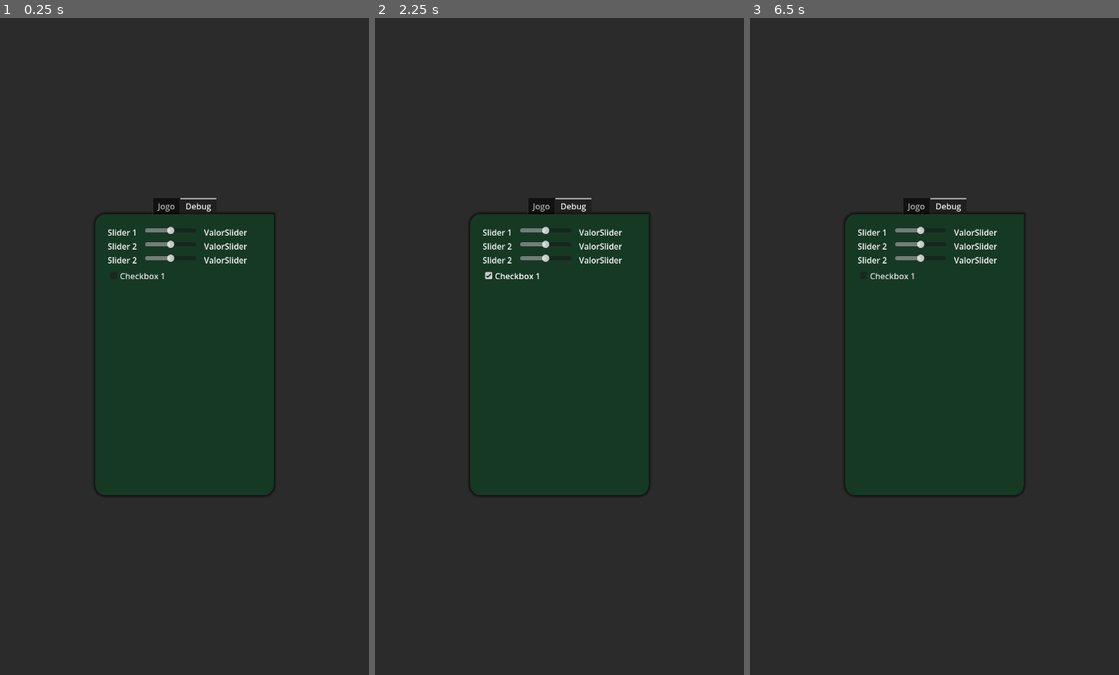
Above: before the commit, frames 1-3 (left to right).
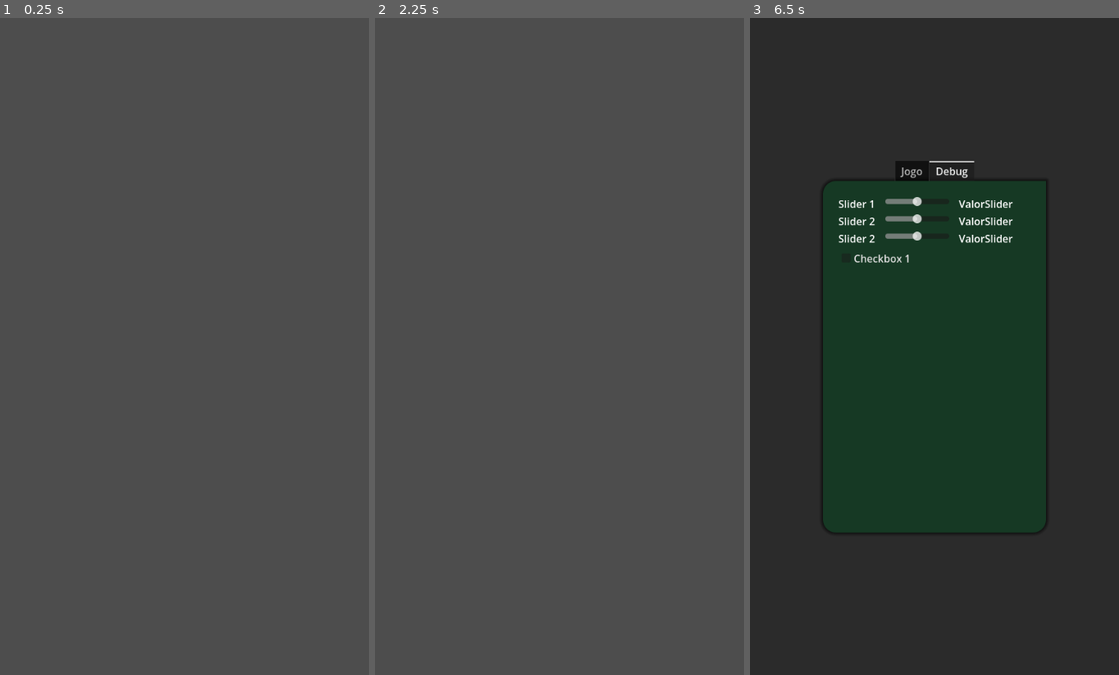
Above: after the commit, the same moments.

Repository: PelvicPsycho/ultimate-botao
Game: Godot game, scene res://Temporarios/Scenes_testes/pause_menu.tscn
Two runs of this game, one before a commit and one after it. Both use one fixed random seed, a clock stepped at 60 frames per second and the inputs below. Before the commit the project has no main scene; this scene is started directly in both runs.
Inputs (mouse positions are in pixels of both pictures, inside the frame that each line leads up to):
- Up to frame 1 (0.25 s): no input
- Up to frame 2 (2.25 s): click (559, 274) at 0.5 s, where only the run before the commit has a clickable "Checkbox 1"; click (559, 274) at 1.25 s, where only the run before the commit has a clickable "Checkbox 1"; click (559, 274) at 2 s, where only the run before the commit has a clickable "Checkbox 1"
- Up to frame 3 (6.5 s): tap Enter at 2.75, 4.25, 5.75 s; move the mouse to (1015, 313) at 2.77 s; tap 1 at 2.85 s; click (1015, 313) at 2.92 s; tap Space at 3.5, 5 s; drag from (860, 379) to (916, 477) at 3.52 s; move the mouse to (971, 201) at 4.27 s; tap 3 at 4.35 s; click (971, 201) at 4.42 s; drag from (916, 477) to (823, 247) at 5.02 s; move the mouse to (1045, 445) at 5.77 s; tap 2 at 5.85 s; click (1045, 445) at 5.92 s; tap Escape (ui_cancel) at 6.4 s

The runs differ from the first frame. In frame 1, 100% of the frame differs, in the area x 0-100%, y 0-100%; in frame 2, 100%; in frame 3, 2.7%.
Error before the commit: Parse Error: Could not find type "Peca" in the current scope. (res://Temporarios/Scenes_testes/pause_menu.gd:3)

Commit message:
physics material

Diff:
--- a/Componentes/Ball/ball.tscn
+++ b/Componentes/Ball/ball.tscn
@@ -1,8 +1,7 @@
 [gd_scene format=3 uid="uid://cfiyrhnqdww6q"]
 
 [ext_resource type="Script" uid="uid://bi5qwnf836a6l" path="res://Componentes/Ball/ball.gd" id="1_d60mj"]
-
-[sub_resource type="PhysicsMaterial" id="PhysicsMaterial_25osk"]
+[ext_resource type="PhysicsMaterial" uid="uid://46t3u1yh1h7m" path="res://Componentes/PlayerV2/PlayerPhysicsMaerial.tres" id="1_yhqis"]
 
 [sub_resource type="StandardMaterial3D" id="StandardMaterial3D_iu4gp"]
 albedo_color = Color(0, 0, 0, 1)
@@ -17,9 +16,10 @@
 radius = 0.32
 
 [node name="Ball" type="RigidBody3D" unique_id=573001688 groups=["ball"]]
+axis_lock_linear_y = true
 axis_lock_angular_x = true
 axis_lock_angular_z = true
-physics_material_override = SubResource("PhysicsMaterial_25osk")
+physics_material_override = ExtResource("1_yhqis")
 continuous_cd = true
 contact_monitor = true
 max_contacts_reported = 8
--- a/Componentes/PlayerV2/Player.tscn
+++ b/Componentes/PlayerV2/Player.tscn
@@ -1,6 +1,7 @@
 [gd_scene format=3 uid="uid://mvbcflomxtbk"]
 
 [ext_resource type="Script" uid="uid://bcxprpwyrxefe" path="res://Componentes/PlayerV2/player.gd" id="1_2wsv6"]
+[ext_resource type="PhysicsMaterial" uid="uid://46t3u1yh1h7m" path="res://Componentes/PlayerV2/PlayerPhysicsMaerial.tres" id="1_o7wco"]
 
 [sub_resource type="CylinderShape3D" id="CylinderShape3D_e0ky2"]
 height = 0.3
@@ -17,6 +18,11 @@
 albedo_color = Color(1, 0.43333334, 0, 0.21176471)
 
 [node name="Player" type="RigidBody3D" unique_id=792270927 groups=["Players"]]
+axis_lock_linear_y = true
+axis_lock_angular_x = true
+axis_lock_angular_z = true
+physics_material_override = ExtResource("1_o7wco")
+linear_damp = 2.0
 script = ExtResource("1_2wsv6")
 
 [node name="CollisionShape3D" type="CollisionShape3D" parent="." unique_id=1160546555]
--- /dev/null
+++ b/Componentes/PlayerV2/PlayerPhysicsMaerial.tres
@@ -0,0 +1,5 @@
+[gd_resource type="PhysicsMaterial" format=3 uid="uid://46t3u1yh1h7m"]
+
+[resource]
+friction = 0.0
+bounce = 0.37
--- a/MatchScene.tscn
+++ b/MatchScene.tscn
@@ -60,14 +60,14 @@
 [node name="HomeTeam" type="Node" parent="." unique_id=127159349]
 
 [node name="Player" parent="HomeTeam" unique_id=792270927 instance=ExtResource("2_a60kw")]
-transform = Transform3D(1, 0, 0, 0, 1, 0, 0, 0, 1, 0, 0.57299757, 3.1198897)
+transform = Transform3D(1, 0, 0, 0, 1, 0, 0, 0, 1, 0, 0.2, 3.12)
 playerInfo = ExtResource("4_xqcg1")
 
 [node name="AwayTeam" type="Node" parent="." unique_id=1453187810]
 
 [node name="Player2" parent="AwayTeam" unique_id=1384454041 instance=ExtResource("2_a60kw")]
-transform = Transform3D(1, 0, 0, 0, 1, 0, 0, 0, 1, 0, 0.57299757, -3.8857727)
+transform = Transform3D(1, 0, 0, 0, 1, 0, 0, 0, 1, 0, 0.2, -3.886)
 playerInfo = ExtResource("6_rrtur")
 
 [node name="Ball" parent="." unique_id=573001688 instance=ExtResource("7_rrtur")]
-transform = Transform3D(1, 0, 0, 0, 1, 0, 0, 0, 1, 0, 0.64326286, 0)
+transform = Transform3D(1, 0, 0, 0, 1, 0, 0, 0, 1, 0, 0.2, 0)
--- a/Temporarios/Scenes_testes/pause_menu.gd
+++ b/Temporarios/Scenes_testes/pause_menu.gd
@@ -1,6 +1,6 @@
 extends CanvasLayer
 
-var Pecas_Jogo: Array[Peca] = []
+var Pecas_Jogo: Array[Player] = []
 
 func _ready():
 	# Garante que o menu comece invisível quando o jogo roda
--- a/project.godot
+++ b/project.godot
@@ -12,13 +12,14 @@
 
 config/name="UltimateBotao"
 config/tags=PackedStringArray("em_desenvolvimento", "grupo", "puc")
+run/main_scene="uid://dl2ux2q62wpjv"
 config/features=PackedStringArray("4.6", "Forward Plus")
 config/icon="res://icon.svg"
 
 [display]
 
-window/size/viewport_width=720
-window/size/viewport_height=1280
+window/size/viewport_width=576
+window/size/viewport_height=1024
 
 [global_group]
 
